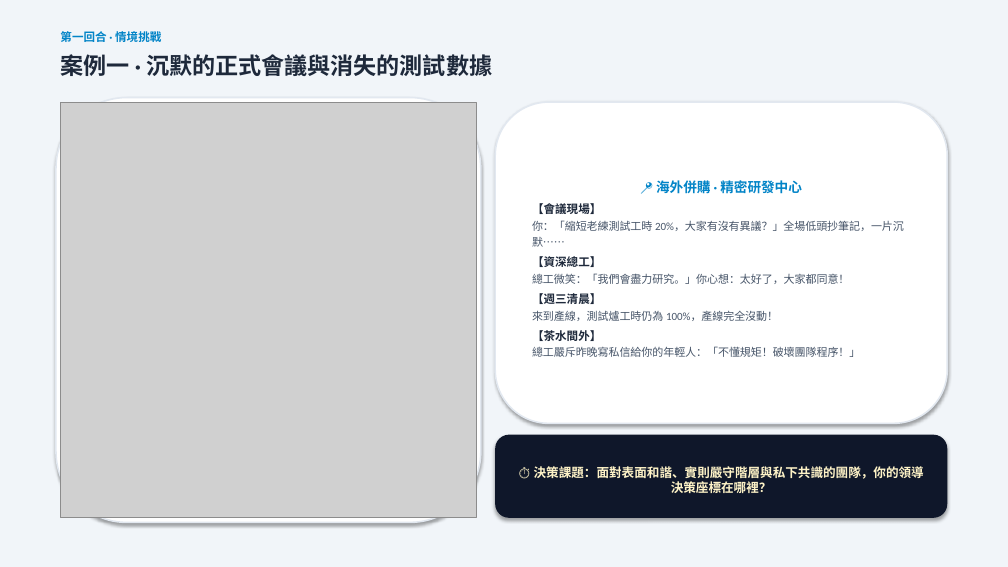
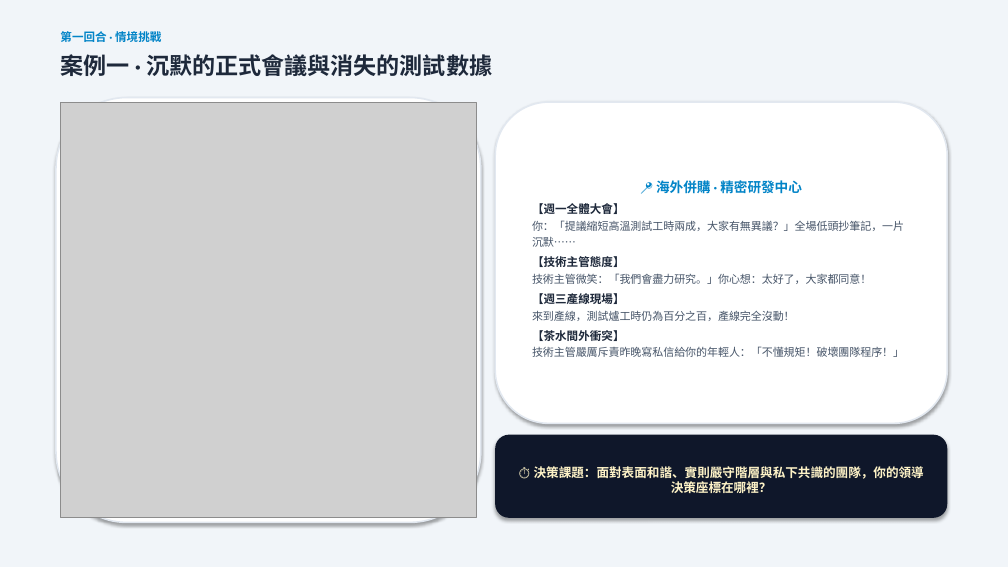
Before and after one commit to routerdd1818-tech/OB, a slide deck: slide 5 of 誰是文化王_備案簡報_Who_Is_Culture_King.pptx. Drawn at 1008x567 pixels with LibreOffice and Linux fonts; fonts in the diff are those of the drawing; grey boxes stand for pictures. Boxes give left, top, right and bottom in pixels: in the first picture for what was removed or moved away, otherwise in the second. Text is boxed around its words. In the diff, an @@ line names an element or a change of style, - is before the commit and + after.

Commit message:
feat: clarify mobile scenario dialogues, remove 總工 title, and refine debrief layout

```diff
--- a/誰是文化王_備案簡報_Who_Is_Culture_King.pptx
+++ b/誰是文化王_備案簡報_Who_Is_Culture_King.pptx
@@ text in rounded rectangle at (x1=532, y1=203, x2=904, y2=357): text changed @@
-【會議現場】
-你：「縮短老練測試工時 20%，大家有沒有異議？」全場低頭抄筆記，一片沉默……
-【資深總工】
-總工微笑：「我們會盡力研究。」你心想：太好了，大家都同意！
-【週三清晨】
-來到產線，測試爐工時仍為 100%，產線完全沒動！
-【茶水間外】
-總工嚴斥昨晚寫私信給你的年輕人：「不懂規矩！破壞團隊程序！」
+【週一全體大會】
+你：「提議縮短高溫測試工時兩成，大家有無異議？」全場低頭抄筆記，一片沉默……
+【技術主管態度】
+技術主管微笑：「我們會盡力研究。」你心想：太好了，大家都同意！
+【週三產線現場】
+來到產線，測試爐工時仍為百分之百，產線完全沒動！
+【茶水間外衝突】
+技術主管嚴厲斥責昨晚寫私信給你的年輕人：「不懂規矩！破壞團隊程序！」
```
Also in this commit, not shown: 6 other files.
